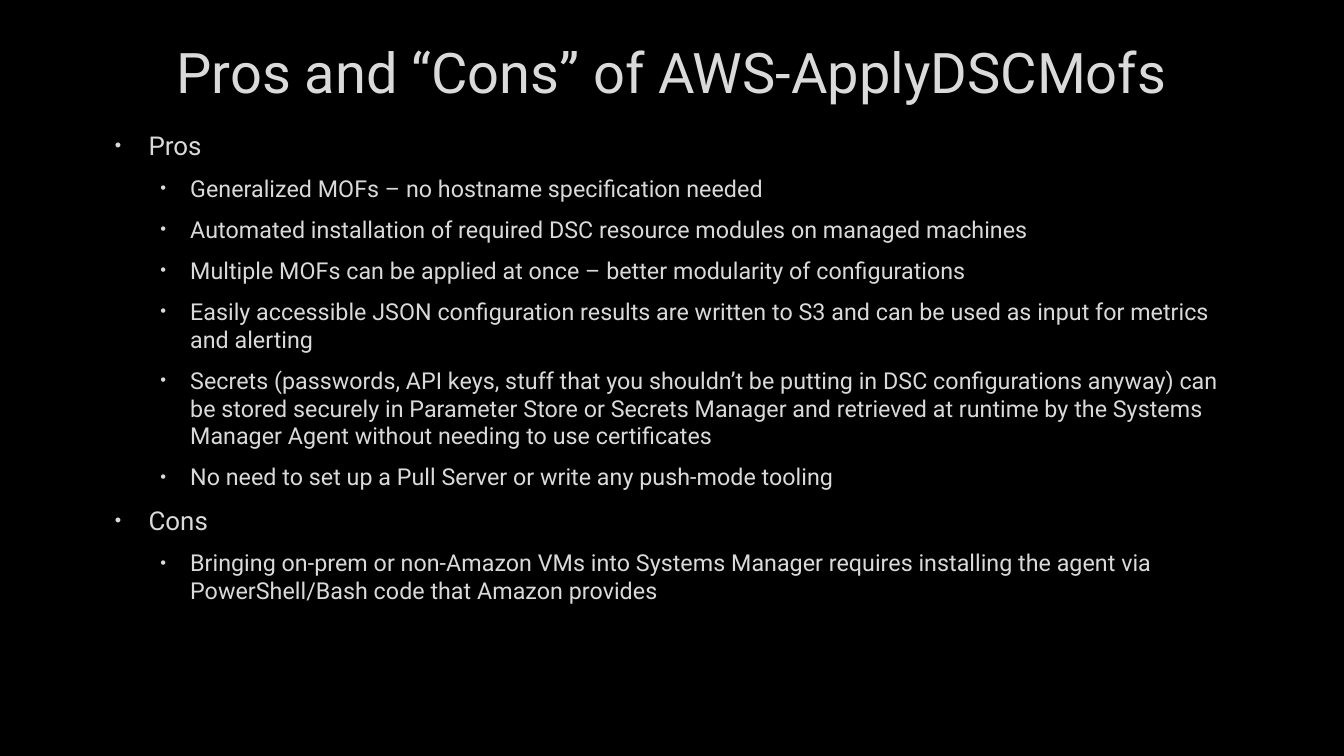
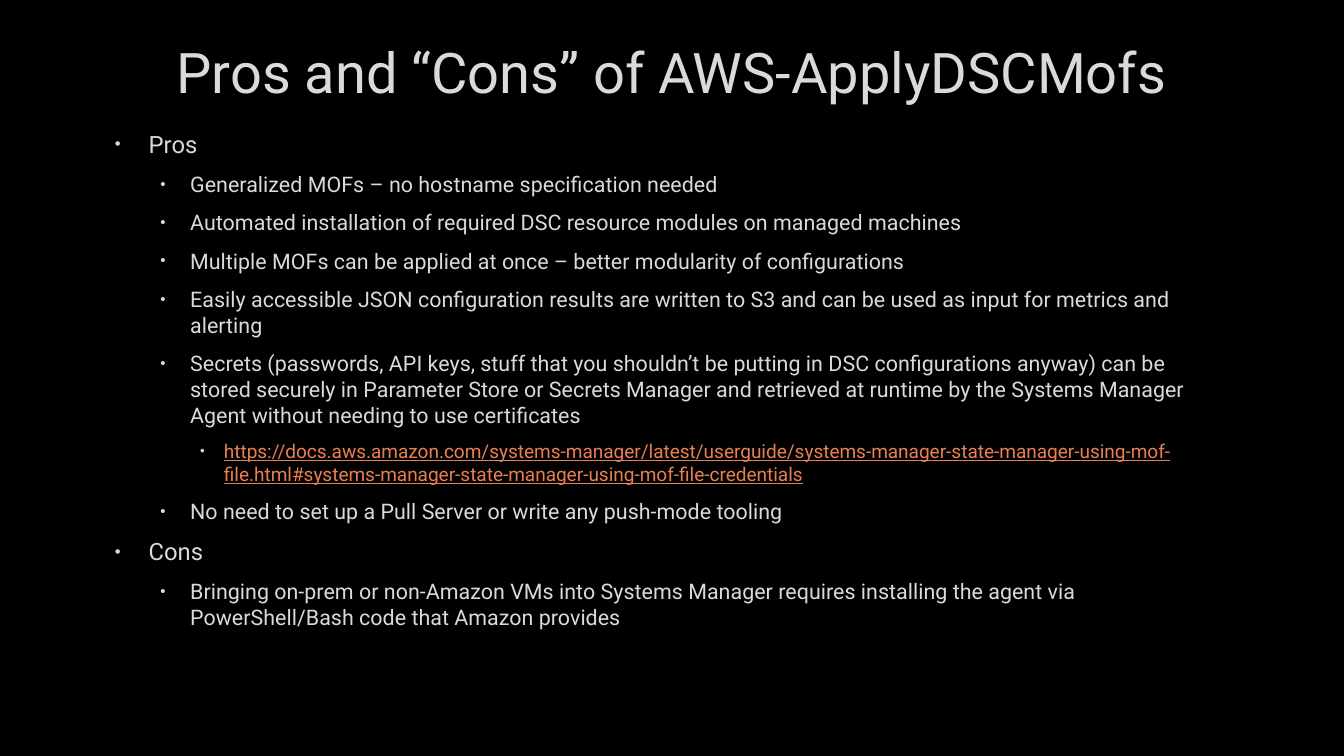
Before and after one commit to mcbobke/AWSPowerShellDemo, a slide deck: slide 12 of AWSPowerShellDemo.pptx. Drawn at 1344x756 pixels with LibreOffice and Linux fonts; fonts in the diff are those of the drawing; background and template pictures are left out. Boxes give left, top, right and bottom in pixels: in the first picture for what was removed or moved away, otherwise in the second. Text is boxed around its words. In the diff, an @@ line names an element or a change of style, - is before the commit and + after.

```diff
--- a/AWSPowerShellDemo.pptx
+++ b/AWSPowerShellDemo.pptx
@@ text at (149,136,1184,630): size 18.5 to 17 pt in "Pros", "Cons"; size 16.6 to 15.3 pt in "Generalized MOFs – no hostname specification needed", "Automated installation of required DSC resource modules ...", "Multiple MOFs can be applied at once ...", "Easily accessible JSON configuration results are written ..." and 3 more places @@
@@ text at (224,443,1170,485): paragraph added @@
+    • https://docs.aws.amazon.com/systems-manager/latest/userguide/systems-manager-state-manager-using-mof-file.html#systems-manager-state-manager-using-mof-file-credentials
```
Also in this commit, not shown: 2 other files.
